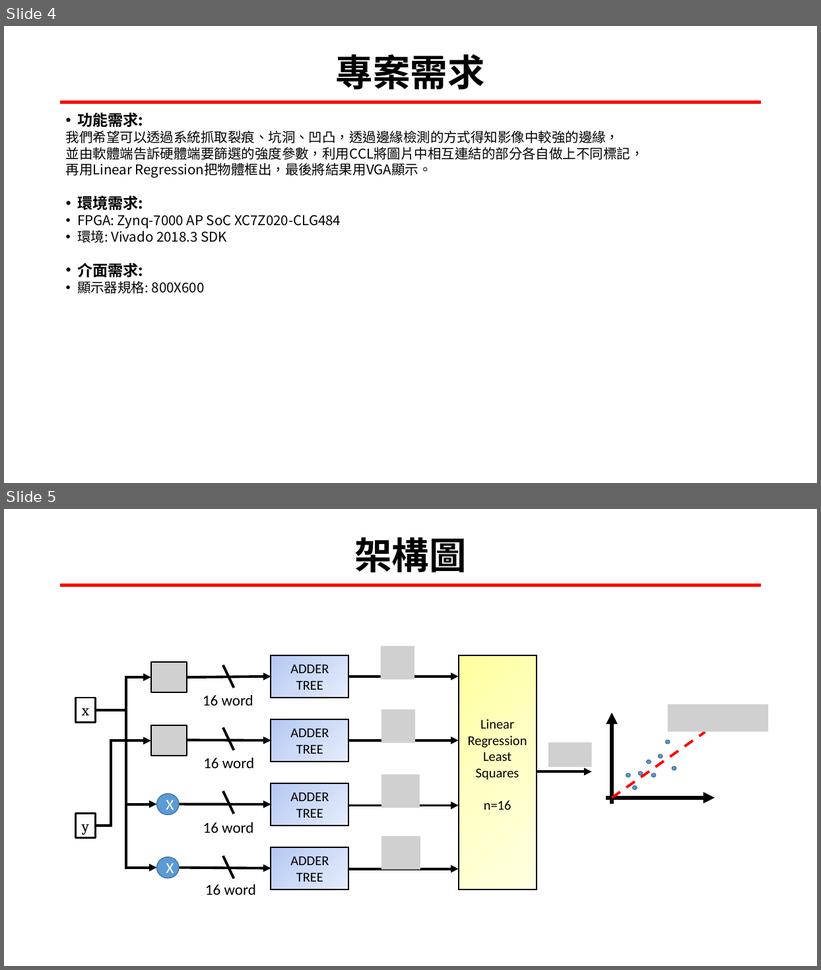
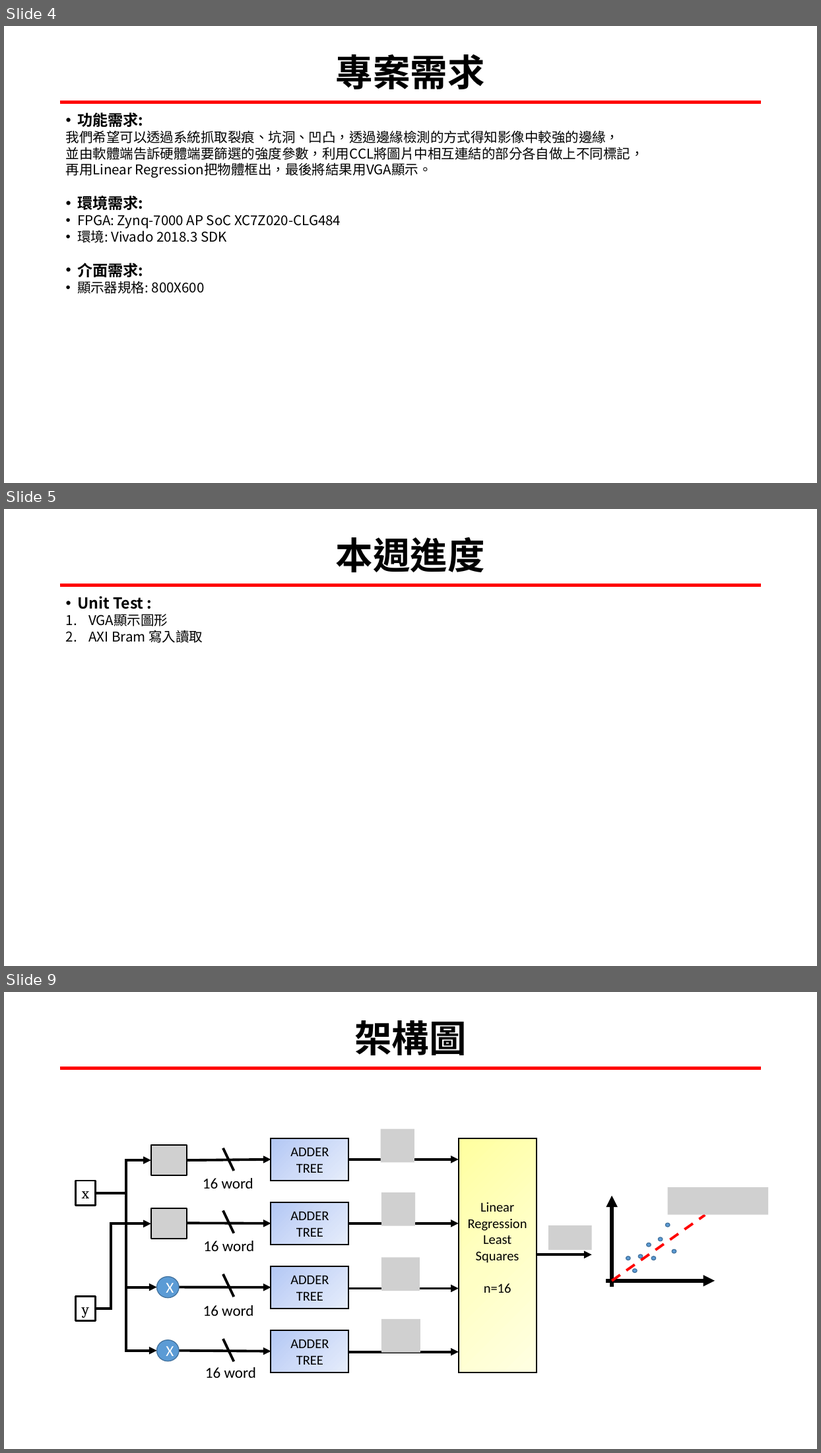
Before and after one commit to LIAO-YANXIANG/SYSTEM-ON-CHIP-DESIGN, a slide deck: DevelopmentLog/表面異物檢測實現於SoC.pptx. Shown one above the other, each under a label of ours: slides 4 and 5 before the commit, slides 4, 5 and 9 after it; the slides between them are not shown. The pictures are 821x970 and 821x1453 pixels, drawn with LibreOffice and Linux fonts; fonts in the diff are those of the drawing; grey boxes stand for pictures. Boxes give left, top, right and bottom in pixels: in the first picture for what was removed or moved away, otherwise in the second. Text is boxed around its words. In the diff, an @@ line names an element or a change of style, - is before the commit and + after.

Commit message:
2022/05/20 ~ 2022/05/27 1. AXI BRAM 使用 2. VGA 設計

```diff
--- a/DevelopmentLog/表面異物檢測實現於SoC.pptx
+++ b/DevelopmentLog/表面異物檢測實現於SoC.pptx
@@ slide 5 added at [4,509,817,966], background #FFFFFF; not listed: 1 template element that a slide beside it also shows @@
@@ title added at [336,537,485,572], 44 pt, text #000000, bold @@
+本週進度
@@ text added at [77,596,203,643], 16 pt, text #000000 @@
+• Unit Test :
+1. VGA顯示圖形
+2. AXI Bram 寫入讀取
@@ what was slide 5 is now slide 9 @@
```
Also in this commit, not shown: 2 slides changed, 3 other slides added, 1 other file.
